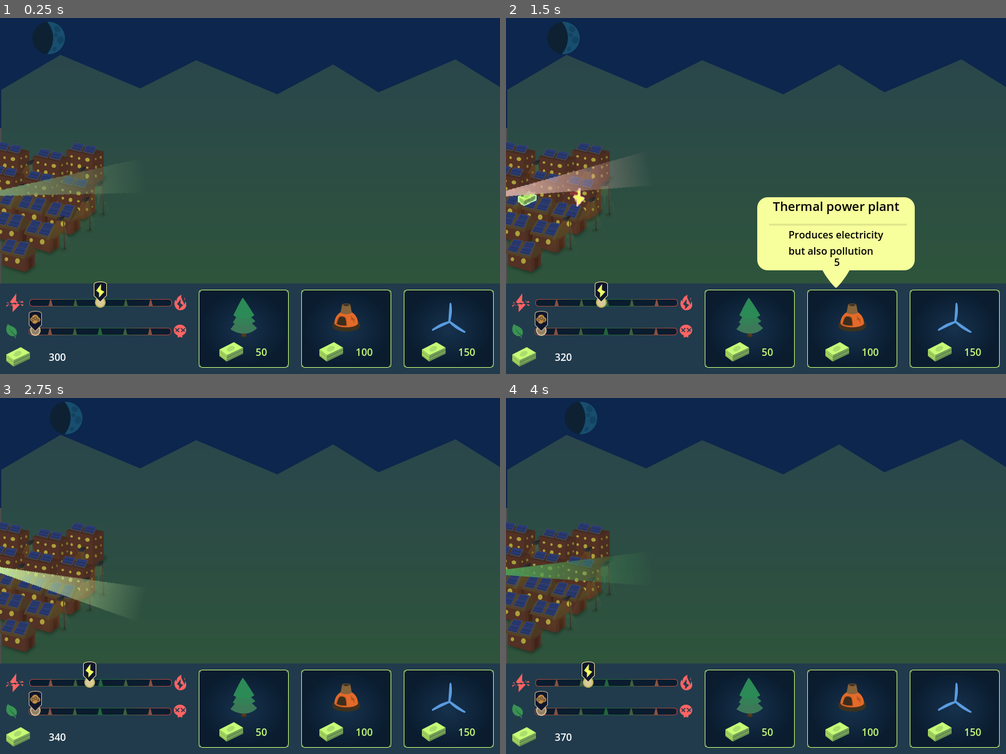
Above: before the commit, frames 1-4 (two rows, left to right).
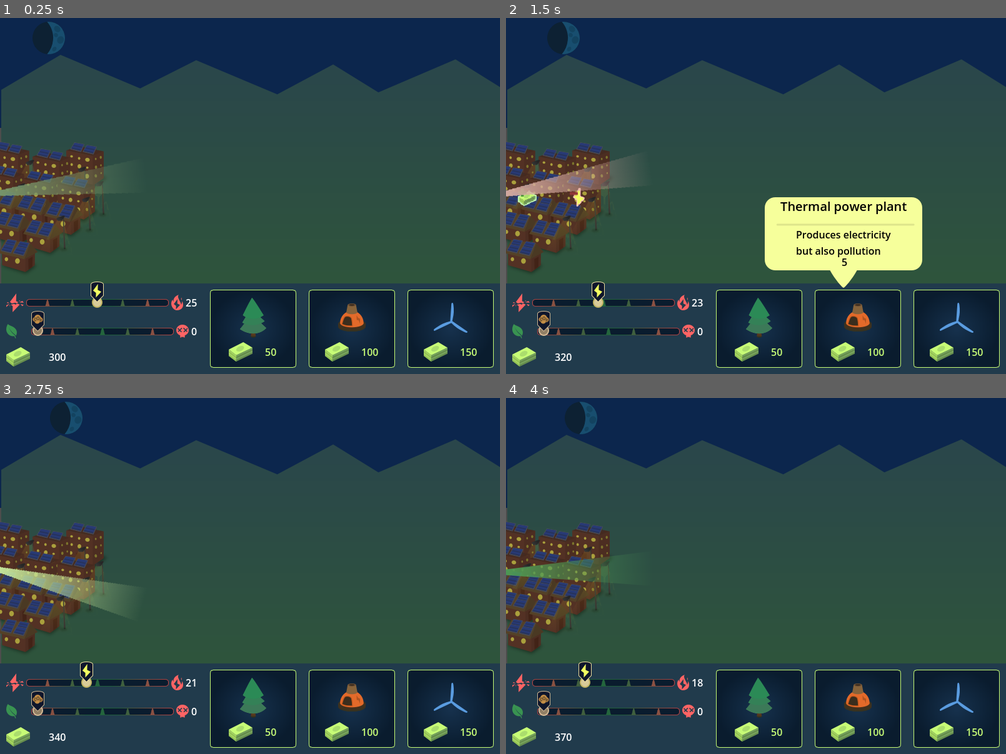
Above: after the commit, the same moments.

Repository: ZZRRegion/GDDemo
Game: Godot game, scene res://PoderSolar/scenes/game/game.tscn
Same seed, same stepped clock (60 frames per second), same inputs: the game is played once before the commit and once after it.
Inputs (mouse positions are in pixels of both pictures, inside the frame that each line leads up to; where the layout moved, square brackets give the same spot in the first picture):
- Up to frame 1 (0.25 s): no input
- Up to frame 2 (1.5 s): click (761, 327) [751, 327] at 0.5 s; click (856, 327) [851, 327] at 1.25 s
- Up to frame 3 (2.75 s): move the mouse to (360, 547) at 2.02 s; hold Right (move_right) from 2.03 s (still down); click (360, 547) at 2.1 s; tap Space (jump) at 2.27, 2.57 s
- Up to frame 4 (4 s): release Right (move_right) at 2.75 s; click (956, 707) at 2.75 s; drag from (656, 586) to (731, 640) at 3.52 s

The runs differ from the first frame. In frame 1, 3.8% of the frame differs, in the area x 5-99%, y 74-99%; in frame 2, 5.4%, in the area x 5-99%, y 50-99%; in frame 3, 3.8%; in frame 4, 3.8%.

Commit message:
购买要花钱

Diff:
--- a/PoderSolar/scenes/Objects/item.gd
+++ b/PoderSolar/scenes/Objects/item.gd
@@ -42,6 +42,7 @@
 		is_instantiated = true
 		audio.play()
 		timer.start()
+		PSGamemanager.add_money(-cost)
 		animation_player.play("on_placed")
 	if event is InputEventMouseButton:
 		if event.button_index == MOUSE_BUTTON_LEFT:
--- a/PoderSolar/scenes/menu/panel.gd
+++ b/PoderSolar/scenes/menu/panel.gd
@@ -5,6 +5,8 @@
 @onready var buy_tree: Button = $MarginContainer/HBoxContainer/BuyTree
 @onready var buy_coal: Button = $MarginContainer/HBoxContainer/BuyCoal
 @onready var buy_areo: Button = $MarginContainer/HBoxContainer/BuyAreo
+@onready var pollution_value: Label = $MarginContainer/HBoxContainer/VBoxContainer/PollutionHB/PollutionValue
+@onready var energy_value: Label = $MarginContainer/HBoxContainer/VBoxContainer/EnergyHB/EnergyValue
 
 
 # Called when the node enters the scene tree for the first time.
@@ -21,5 +23,7 @@
 
 func on_energy_change() -> void:
 	energy_slider.value = PSGamemanager.energy
+	energy_value.text = str(PSGamemanager.energy)
 func on_pollution_change() -> void:
 	pollution_slider.value = PSGamemanager.pollution
+	pollution_value.text = str(PSGamemanager.pollution)
--- a/PoderSolar/scenes/menu/panel.tscn
+++ b/PoderSolar/scenes/menu/panel.tscn
@@ -86,6 +86,10 @@
 texture = ExtResource("2_3lwts")
 stretch_mode = 2
 
+[node name="EnergyValue" type="Label" parent="MarginContainer/HBoxContainer/VBoxContainer/EnergyHB"]
+layout_mode = 2
+text = "0"
+
 [node name="PollutionHB" type="HBoxContainer" parent="MarginContainer/HBoxContainer/VBoxContainer"]
 layout_mode = 2
 
@@ -113,6 +117,10 @@
 size_flags_vertical = 4
 texture = ExtResource("6_asskp")
 stretch_mode = 2
+
+[node name="PollutionValue" type="Label" parent="MarginContainer/HBoxContainer/VBoxContainer/PollutionHB"]
+layout_mode = 2
+text = "0"
 
 [node name="MoneyHB" type="HBoxContainer" parent="MarginContainer/HBoxContainer/VBoxContainer"]
 layout_mode = 2
